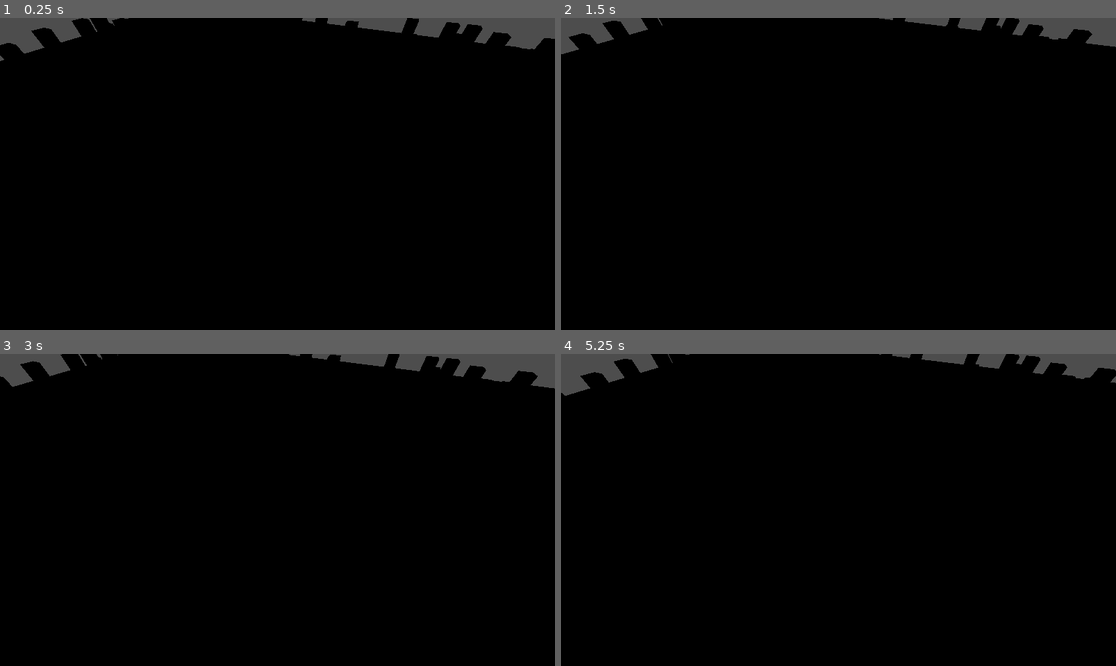
Above: before the commit, frames 1-4 (two rows, left to right).
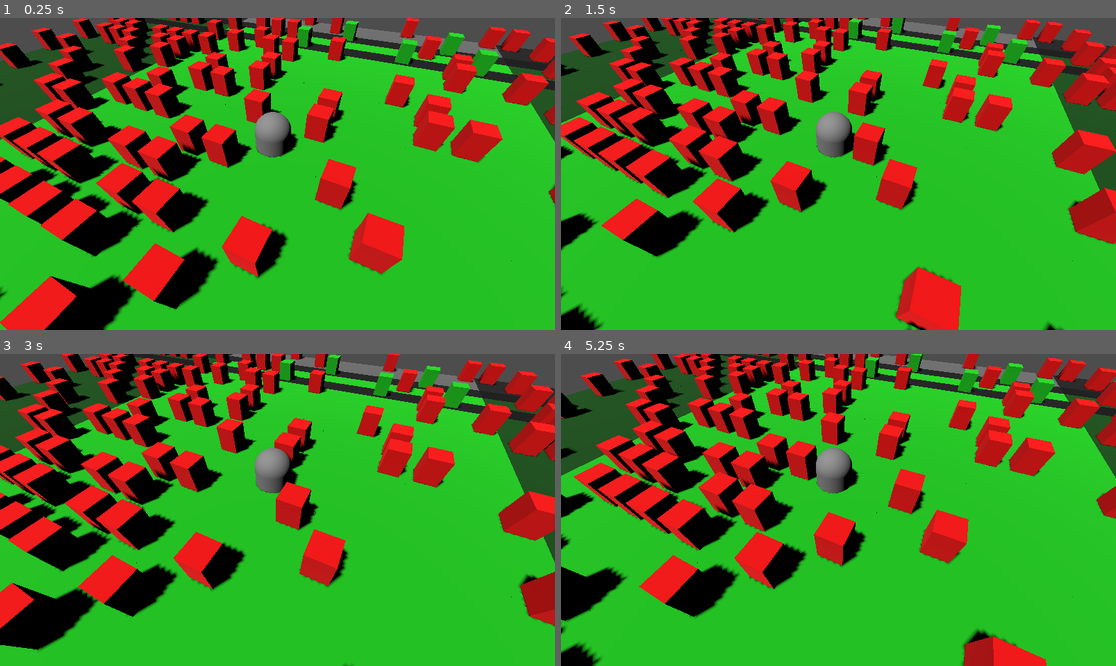
Above: after the commit, the same moments.

Repository: ramirez-nathan/AutumnGameJam2025
Game: Godot game, scene res://world.tscn
The game is run twice, just before and just after one commit, with the same random seed, the same clock (stepped at 60 frames per second) and the same inputs.
Inputs:
- Up to frame 1 (0.25 s): no input
- Up to frame 2 (1.5 s): tap Enter at 0.5 s; hold D (move_right) 0.53-1.28 s; tap Space at 1.25 s; hold S (move_back) from 1.28 s (still down)
- Up to frame 3 (3 s): tap Enter at 2 s; release S (move_back) at 2.03 s; hold D (move_right) 2.03-2.78 s; tap Space at 2.75 s; hold W (move_forward) from 2.78 s (still down)
- Up to frame 4 (5.25 s): tap Enter at 3.5 s; release W (move_forward) at 3.53 s; hold A (move_left) 3.53-5.03 s; tap Space at 4.25 s; hold S (move_back) from 5.03 s (still down)

The runs differ from the first frame. In frame 1, 84% of the frame differs, in the area x 0-100%, y 0-100%; in frame 2, 87%; in frame 3, 84%; in frame 4, 86%.

Commit message:
Updated Map Generation, added side limits

Diff:
--- a/autumn-game-jam/forestLane.gd
+++ b/autumn-game-jam/forestLane.gd
@@ -4,11 +4,14 @@
 @export var numColumns: int = 30      # width of lane in tiles
 @export var cellSize: float = 1.0
 @export var groundHeight: float = 0.5
-@export var obstacleChance: float = 0.2   # chance per cell for a red block
+@export var obstacleChance: float = 0.3   # chance per cell for a red block
+@export var playableHalfWidth: int = 7    # matches Player.maxAbsGridX
 
 var rng := RandomNumberGenerator.new()
 var halfColumns: int = 0
 var blockedColumns: Dictionary = {}      # xIndex -> true if blocked
+var protectedColumns: Dictionary = {}    # xIndex -> true if should NEVER spawn obstacle
+var obstacleNodes: Dictionary = {}       # xIndex -> MeshInstance3D for that obstacle
 
 
 func _ready() -> void:
@@ -16,14 +19,32 @@
 	createRow()
 
 
+func setProtectedColumns(columns: Array[int]) -> void:
+	protectedColumns.clear()
+	for x in columns:
+		protectedColumns[int(x)] = true
+
+
+func clearObstaclesAtColumns(columns: Array[int]) -> void:
+	for x in columns:
+		var key: int = int(x)
+		if obstacleNodes.has(key):
+			var node: Node3D = obstacleNodes[key]
+			if is_instance_valid(node):
+				node.queue_free()
+			obstacleNodes.erase(key)
+		if blockedColumns.has(key):
+			blockedColumns.erase(key)
+
+
 func createRow() -> void:
 	halfColumns = numColumns / 2
 
 	for col in range(numColumns):
-		var xIndex: int = col - halfColumns   # e.g. -15..+14 for 30 columns
+		var xIndex: int = col - halfColumns
 		createGroundCell(xIndex)
 
-		if rng.randf() < obstacleChance:
+		if not protectedColumns.has(xIndex) and rng.randf() < obstacleChance:
 			createObstacleAt(xIndex)
 
 
@@ -34,7 +55,13 @@
 	cell.mesh = box
 
 	var mat := StandardMaterial3D.new()
-	mat.albedo_color = Color(0.1, 0.8, 0.1)  # GREEN grass
+
+	# Inside playable band = brighter green, outside = darker green
+	if abs(xIndex) <= playableHalfWidth:
+		mat.albedo_color = Color(0.1, 0.8, 0.1)   # bright playable area
+	else:
+		mat.albedo_color = Color(0.05, 0.3, 0.05) # darker "no-go" zone
+
 	cell.set_surface_override_material(0, mat)
 
 	cell.position = Vector3(float(xIndex) * cellSize, -groundHeight / 2.0, 0.0)
@@ -57,6 +84,7 @@
 	add_child(block)
 
 	blockedColumns[xIndex] = true
+	obstacleNodes[xIndex] = block
 
 
 func isCellWalkable(xIndex: int) -> bool:
--- a/autumn-game-jam/player.gd
+++ b/autumn-game-jam/player.gd
@@ -3,7 +3,7 @@
 
 @export var cellSize: float = 1.0       # must match World / lane cellSize
 @export var moveDuration: float = 0.12  # seconds for one hop animation
-@export var maxAbsGridX: int = 7        # player can move from -7 to +7 (15 tiles wide)
+@export var maxAbsGridX: int = 10        # player can move from -10 to +10 (21 tiles wide)
 
 var gridX: int = 0
 var gridZ: int = 0
--- a/autumn-game-jam/ravineLane.gd
+++ b/autumn-game-jam/ravineLane.gd
@@ -4,11 +4,12 @@
 @export var numColumns: int = 30
 @export var cellSize: float = 1.0
 @export var groundHeight: float = 0.5
-@export var numPlatforms: int = 6    # how many safe green cells
+@export var numPlatforms: int = 4
+@export var playableHalfWidth: int = 7    # matches Player.maxAbsGridX
 
 var rng := RandomNumberGenerator.new()
 var halfColumns: int = 0
-var walkableColumns: Dictionary = {}     # xIndex -> true if SAFE
+var walkableColumns: Dictionary = {}     # xIndex -> true if SAFE (green platform)
 
 
 func _ready() -> void:
@@ -19,7 +20,7 @@
 func createRow() -> void:
 	halfColumns = numColumns / 2
 
-	# 1. Create black ground cells across the whole row
+	# 1. Create black ground cells across the whole row (with band highlight)
 	for col in range(numColumns):
 		var xIndex: int = col - halfColumns
 		createGroundCell(xIndex)
@@ -43,7 +44,13 @@
 	cell.mesh = box
 
 	var mat := StandardMaterial3D.new()
-	mat.albedo_color = Color(0.826, 0.815, 0.0, 1.0)  # BLACK ravine
+
+	# Inside band = dark gray, outside = full black
+	if abs(xIndex) <= playableHalfWidth:
+		mat.albedo_color = Color(0.08, 0.08, 0.08)
+	else:
+		mat.albedo_color = Color(0.0, 0.0, 0.0)
+
 	cell.set_surface_override_material(0, mat)
 
 	cell.position = Vector3(float(xIndex) * cellSize, -groundHeight / 2.0, 0.0)
@@ -74,3 +81,10 @@
 
 	# Only green platforms are safe
 	return walkableColumns.has(xIndex)
+
+
+func getSafeColumns() -> Array[int]:
+	var cols: Array[int] = []
+	for x in walkableColumns.keys():
+		cols.append(int(x))
+	return cols
--- a/autumn-game-jam/roadLane.gd
+++ b/autumn-game-jam/roadLane.gd
@@ -5,15 +5,36 @@
 @export var cellSize: float = 1.0
 @export var groundHeight: float = 0.5
 @export var obstacleChance: float = 0.2
+@export var playableHalfWidth: int = 7    # matches Player.maxAbsGridX
 
 var rng := RandomNumberGenerator.new()
 var halfColumns: int = 0
 var blockedColumns: Dictionary = {}
+var protectedColumns: Dictionary = {}    # xIndex -> true if should NEVER spawn obstacle
+var obstacleNodes: Dictionary = {}       # xIndex -> MeshInstance3D
 
 
 func _ready() -> void:
 	rng.randomize()
 	createRow()
+
+
+func setProtectedColumns(columns: Array[int]) -> void:
+	protectedColumns.clear()
+	for x in columns:
+		protectedColumns[int(x)] = true
+
+
+func clearObstaclesAtColumns(columns: Array[int]) -> void:
+	for x in columns:
+		var key: int = int(x)
+		if obstacleNodes.has(key):
+			var node: Node3D = obstacleNodes[key]
+			if is_instance_valid(node):
+				node.queue_free()
+			obstacleNodes.erase(key)
+		if blockedColumns.has(key):
+			blockedColumns.erase(key)
 
 
 func createRow() -> void:
@@ -23,7 +44,7 @@
 		var xIndex: int = col - halfColumns
 		createGroundCell(xIndex)
 
-		if rng.randf() < obstacleChance:
+		if not protectedColumns.has(xIndex) and rng.randf() < obstacleChance:
 			createObstacleAt(xIndex)
 
 
@@ -34,7 +55,13 @@
 	cell.mesh = box
 
 	var mat := StandardMaterial3D.new()
-	mat.albedo_color = Color(0.391, 0.391, 0.391, 1.0)  # GRAY road
+
+	# Inside playable band = mid gray, outside = very dark gray
+	if abs(xIndex) <= playableHalfWidth:
+		mat.albedo_color = Color(0.4, 0.4, 0.4)   # main road
+	else:
+		mat.albedo_color = Color(0.1, 0.1, 0.1)   # dark shoulder / off-limits
+
 	cell.set_surface_override_material(0, mat)
 
 	cell.position = Vector3(float(xIndex) * cellSize, -groundHeight / 2.0, 0.0)
@@ -57,6 +84,7 @@
 	add_child(block)
 
 	blockedColumns[xIndex] = true
+	obstacleNodes[xIndex] = block
 
 
 func isCellWalkable(xIndex: int) -> bool:
--- a/autumn-game-jam/world.gd
+++ b/autumn-game-jam/world.gd
@@ -41,8 +41,6 @@
 
 		if currentLaneIndex > furthestLaneTraveled:
 			furthestLaneTraveled = currentLaneIndex
-			# Debug:
-			# print("New furthest lane: ", furthestLaneTraveled)
 
 	ensureLanesAroundPlayer()
 	cleanupOldLanes()
@@ -93,7 +91,6 @@
 		candidate = LaneType.RAVINE
 
 	# Ravine only 1 lane wide FOR NOW:
-	# if last lane was ravine and we rolled ravine again, force non-ravine
 	if lastLaneType == LaneType.RAVINE and candidate == LaneType.RAVINE:
 		candidate = LaneType.FOREST if rng.randf() < 0.5 else LaneType.ROAD
 
@@ -116,12 +113,31 @@
 			scene = forestLaneScene
 
 	var lane: Node3D = scene.instantiate()
+
+	# 1) Handle "AFTER ravine": if previous lane is ravine, protect its platform columns
+	var prevIndex: int = laneIndex - 1
+	if laneMap.has(prevIndex):
+		var prevLane: Node = laneMap[prevIndex]
+		if prevLane.has_method("getSafeColumns") and lane.has_method("setProtectedColumns"):
+			var safeColsRaw: Array = prevLane.getSafeColumns()
+			var safeCols: Array[int] = []
+			for c in safeColsRaw:
+				safeCols.append(int(c))
+			lane.setProtectedColumns(safeCols)
+	# (lane _ready hasn't fired yet; this affects obstacle spawning)
+
 	add_child(lane)
 
 	lane.position = Vector3(0.0, 0.0, float(laneIndex) * cellSize)
 	lane.set_meta("laneIndex", laneIndex)
+	laneMap[laneIndex] = lane
 
-	laneMap[laneIndex] = lane
+	# 2) Handle "BEFORE ravine": if THIS lane is a ravine, clear obstacles in the lane before it
+	if lane.has_method("getSafeColumns") and laneMap.has(prevIndex):
+		var safeCols2: Array[int] = lane.getSafeColumns()
+		var prevLane2: Node = laneMap[prevIndex]
+		if prevLane2.has_method("clearObstaclesAtColumns"):
+			prevLane2.clearObstaclesAtColumns(safeCols2)
 
 
 func cleanupOldLanes() -> void:
@@ -145,7 +161,6 @@
 
 
 func isCellWalkable(gridX: int, gridZ: int) -> bool:
-	# First make sure the lane itself is playable
 	if not isLaneWithinBounds(gridZ):
 		return false
 
@@ -156,5 +171,4 @@
 	if lane.has_method("isCellWalkable"):
 		return lane.isCellWalkable(gridX)
 
-	# If the lane doesn't implement it, assume it's walkable
 	return true
--- a/autumn-game-jam/world.tscn
+++ b/autumn-game-jam/world.tscn
@@ -6,12 +6,16 @@
 [ext_resource type="PackedScene" uid="uid://b5ajfwbtvetpk" path="res://roadLane.tscn" id="3_pkg7o"]
 [ext_resource type="PackedScene" uid="uid://dfape05bh31a0" path="res://ravineLane.tscn" id="4_gbfbk"]
 
-[node name="World" type="Node3D"]
+[node name="MapGenerationWorld" type="Node3D"]
 script = ExtResource("1_036b0")
 forestLaneScene = ExtResource("2_dwbse")
 roadLaneScene = ExtResource("3_pkg7o")
 ravineLaneScene = ExtResource("4_gbfbk")
 
+[node name="DirectionalLight3D" type="DirectionalLight3D" parent="."]
+transform = Transform3D(-0.8660254, -0.43301278, 0.25, 0, 0.49999997, 0.86602545, -0.50000006, 0.75, -0.43301266, 0, 0, 0)
+shadow_enabled = true
+
 [node name="Player" parent="." instance=ExtResource("1_f3sb7")]
 
 [node name="Camera3D" type="Camera3D" parent="Player"]
